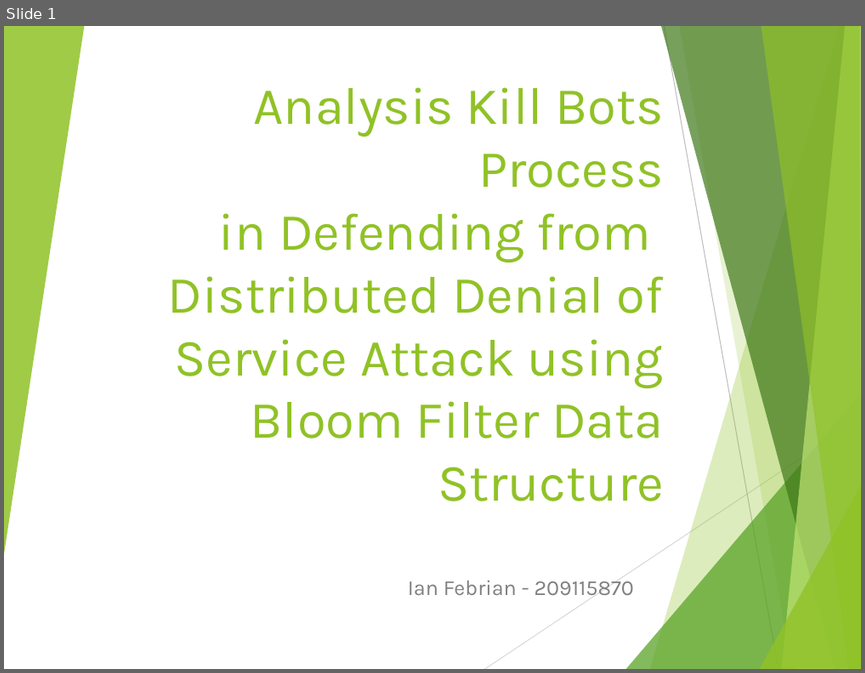
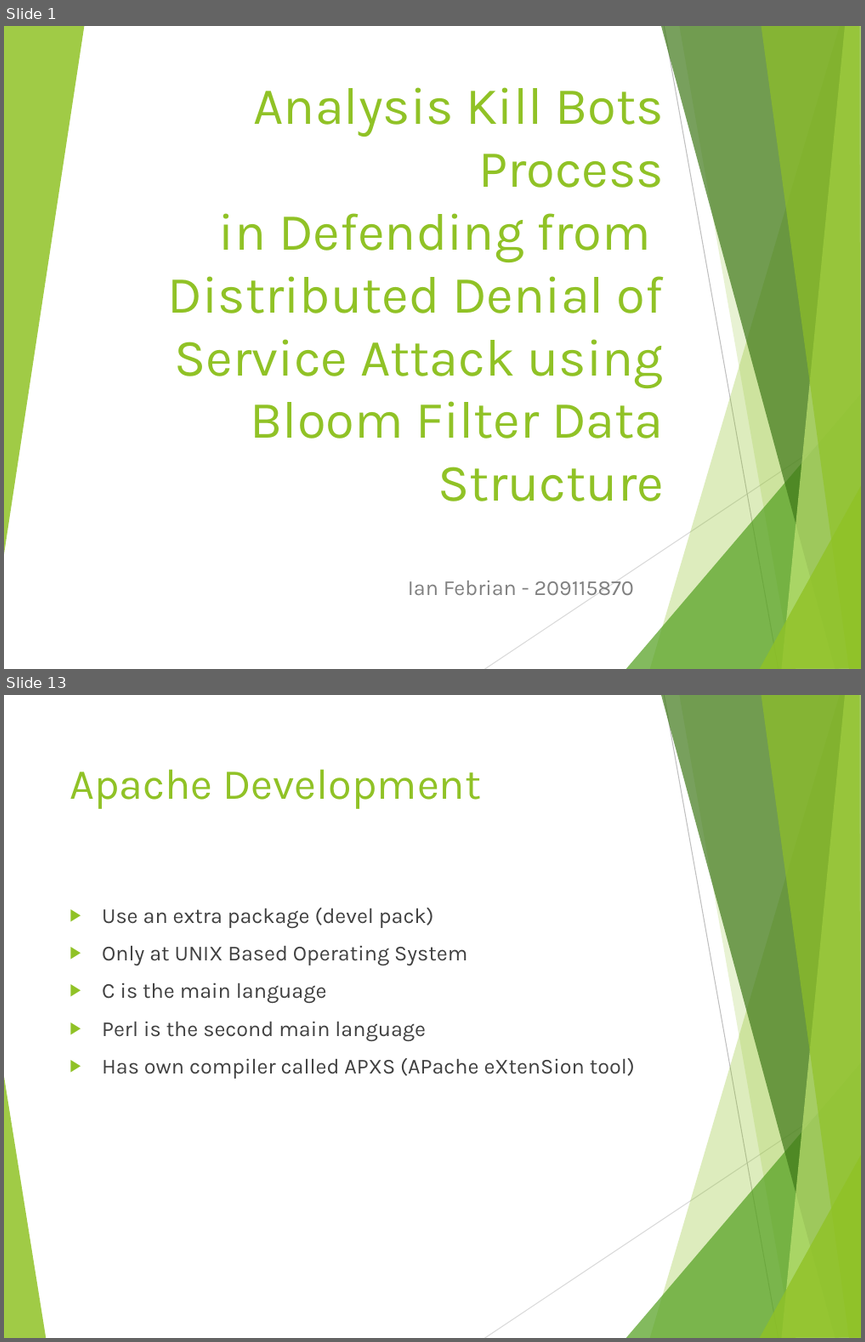
Before and after one commit to iankinch84/TugasAkhirSTTS, a slide deck: _TUGAS AKHIR/BUKU/Current/Presentasi/Presentasi Seminar.pptx. Shown one above the other, each under a label of ours: slide 1 before the commit, slides 1 and 13 after it; the slides between them are not shown. The pictures are 865x673 and 865x1342 pixels, drawn with LibreOffice and Linux fonts; fonts in the diff are those of the drawing. Boxes give left, top, right and bottom in pixels: in the first picture for what was removed or moved away, otherwise in the second. Text is boxed around its words. In the diff, an @@ line names an element or a change of style, - is before the commit and + after.

```diff
--- a/_TUGAS AKHIR/BUKU/Current/Presentasi/Presentasi Seminar.pptx
+++ b/_TUGAS AKHIR/BUKU/Current/Presentasi/Presentasi Seminar.pptx
@@ slide 13 added at bbox=[4, 695, 861, 1338], background #FFFFFF; not listed: 9 template elements that a slide beside it also shows @@
@@ title added at bbox=[69, 769, 482, 809], 36 pt, text #90C226 @@
+Apache Development
@@ text added at bbox=[102, 907, 635, 1078], 18 pt, text #404040 @@
+▶ Use an extra package (devel pack)
+▶ Only at UNIX Based Operating System
+▶ C is the main language
+▶ Perl is the second main language
+▶ Has own compiler called APXS (APache eXtenSion tool)
@@ freeform shape added at bbox=[4, 1072, 46, 1338], fill #90C226 at 85% opacity @@
```
Also in this commit, not shown: 1 slide changed, 31 other slides added, 1 slide removed, 9 other files.
